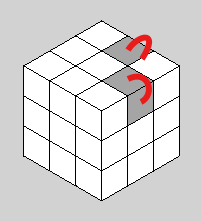
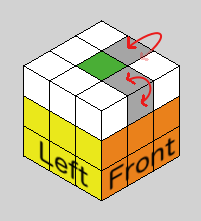
Before/after of a 201×221 layered artwork. What changed in the layer stack:
added layer "Pasted Layer" above "Layer #2" over (x1=39, y1=137, x2=176, y2=191)
added layer "Layer #2" above "Layer #1" over (x1=126, y1=32, x2=163, y2=107)
hid "Layer #1" over (x1=125, y1=34, x2=153, y2=105)
painted on "Layer" over (x1=24, y1=52, x2=179, y2=200)
